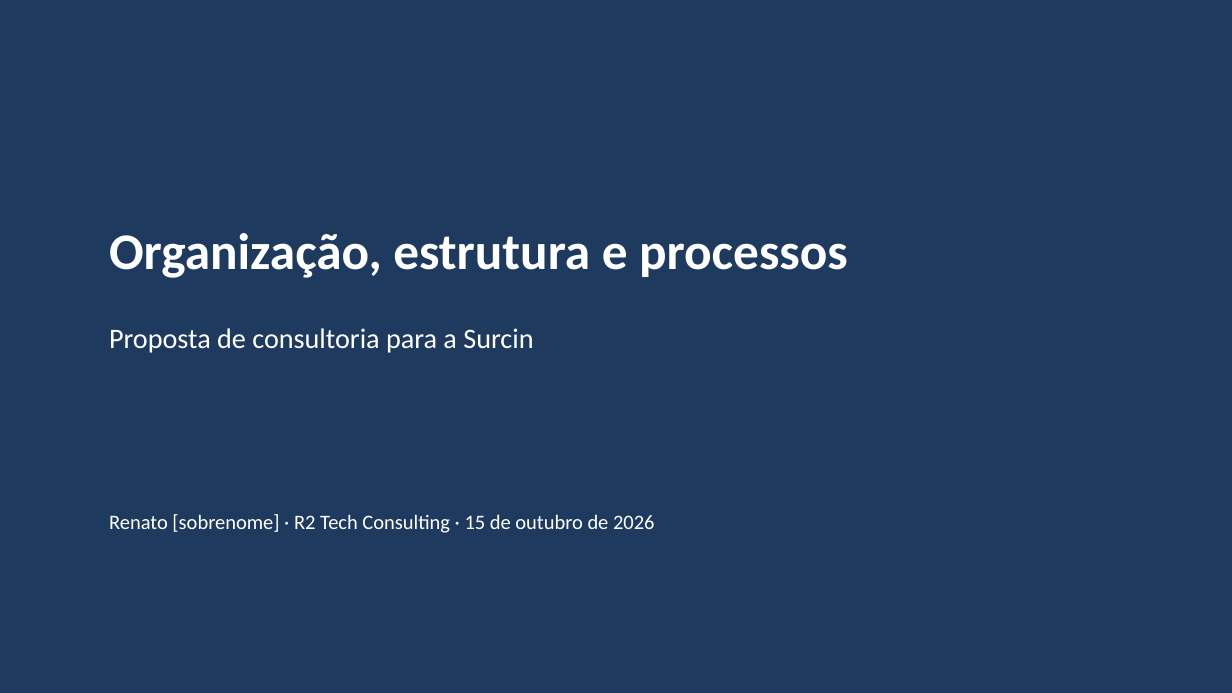
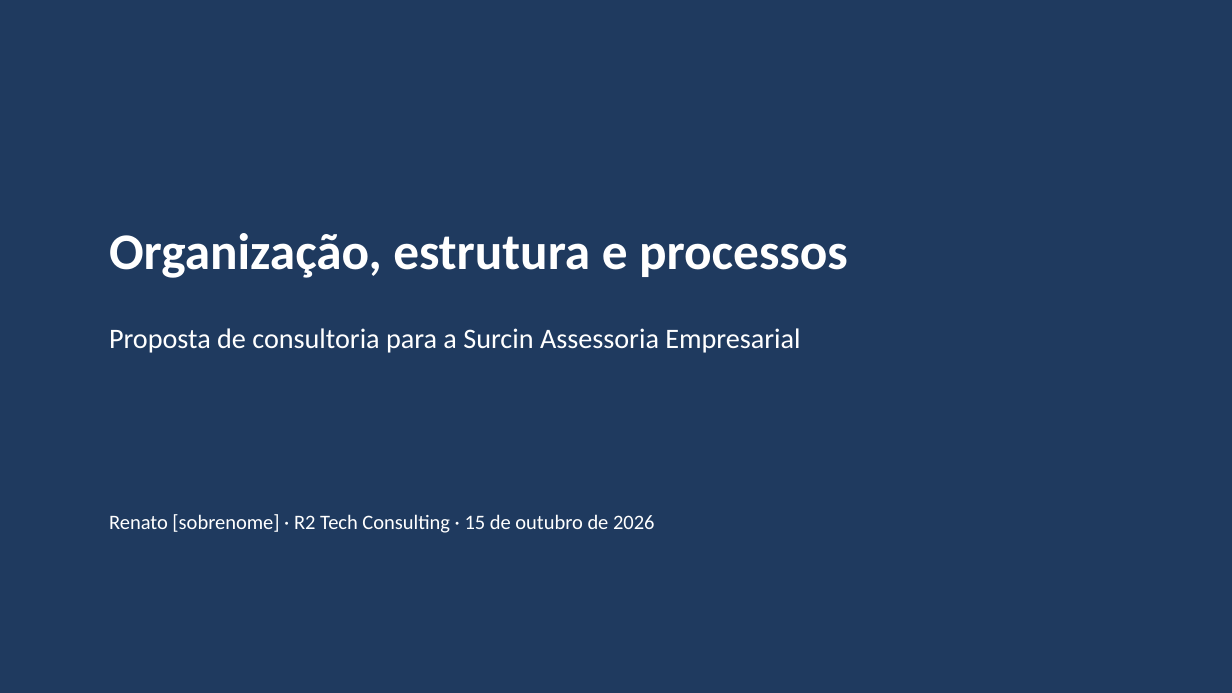
Before and after one commit to rromao-DS/Sourcin-Consultoria, a slide deck: slide 1 of proposta-surcin/06-apresentacao-proposta.pptx. Drawn at 1232x693 pixels with LibreOffice and Linux fonts; fonts in the diff are those of the drawing. Boxes give left, top, right and bottom in pixels: in the first picture for what was removed or moved away, otherwise in the second. Text is boxed around its words. In the diff, an @@ line names an element or a change of style, - is before the commit and + after.

```diff
--- a/proposta-surcin/06-apresentacao-proposta.pptx
+++ b/proposta-surcin/06-apresentacao-proposta.pptx
@@ text at (109,328,800,353): text changed @@
-Proposta de consultoria para a Surcin
+Proposta de consultoria para a Surcin Assessoria Empresarial
```
Also in this commit, not shown: 6 other slides changed, 3 slides added, 1 slide removed, 7 other files.
